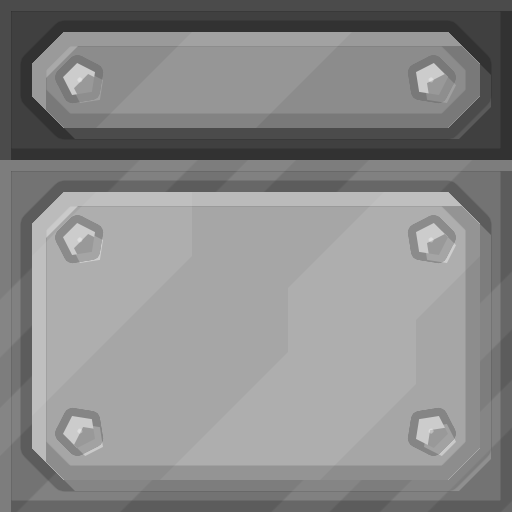
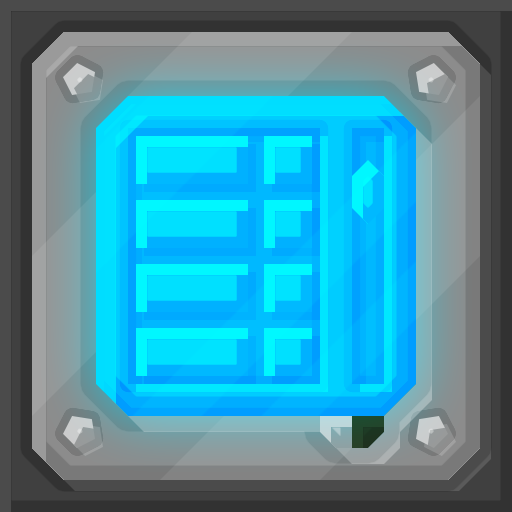
Revision of a layered w=512, h=512 image; what changed, layer by layer:
hid group "crafting_monitor_top" (1st of 2) (9 layers) over [0, 47, 512, 512]
painted on "Rivets" (1st of 12, in "crafting_monitor_top" › "Light Panel copy 3"), unmasked it over [63, 223, 448, 448]
painted on "Panel" (1st of 12, in "crafting_monitor_top" › "Light Panel copy 3"), unmasked it over [32, 192, 480, 480]
painted on "Frame" (1st of 12, in "crafting_monitor_top" › "Light Panel copy 3"), unmasked it over [0, 160, 512, 512]
painted on "Panel" (2nd of 12, in "crafting_monitor_top" › "Dark Panel copy 5"), unmasked it over [32, 47, 480, 128]
painted on "Frame" (2nd of 12, in "crafting_monitor_top" › "Dark Panel copy 5"), unmasked it over [11, 47, 501, 160]
showed group "crafting_monitor_connected_front" (1st of 2) (32 layers) over [0, 47, 512, 512]
painted on "Screen Glow" (2nd of 2, in "crafting_monitor_connected_front" › "Screen Glass/Glow"), unmasked it over [96, 96, 416, 416]
painted on "Screen Overlay" (2nd of 2, in "crafting_monitor_connected_front" › "Screen Glass/Glow"), unmasked it over [96, 96, 416, 448]
painted on "Screen Glass Overlay" (2nd of 2, in "crafting_monitor_connected_front" › "Screen"), unmasked it over [96, 96, 416, 416]
unmasked "Base" (2nd of 2, in "crafting_monitor_connected_front" › "Screen" › "Grid") over [128, 128, 320, 384]
painted on "Screen Base" (2nd of 2, in "crafting_monitor_connected_front" › "Screen"), unmasked it over [96, 96, 416, 416]
painted on "Rivets" (10th of 12, in "crafting_monitor_connected_front" › "Dark Panel copy 6"), unmasked it over [63, 63, 448, 448]
painted on "Panel" (10th of 12, in "crafting_monitor_connected_front" › "Dark Panel copy 6"), unmasked it over [32, 47, 480, 480]
painted on "Frame" (10th of 12, in "crafting_monitor_connected_front" › "Dark Panel copy 6"), unmasked it over [0, 47, 512, 512]
…and 9 more changes (9 mask, 4 painted)
